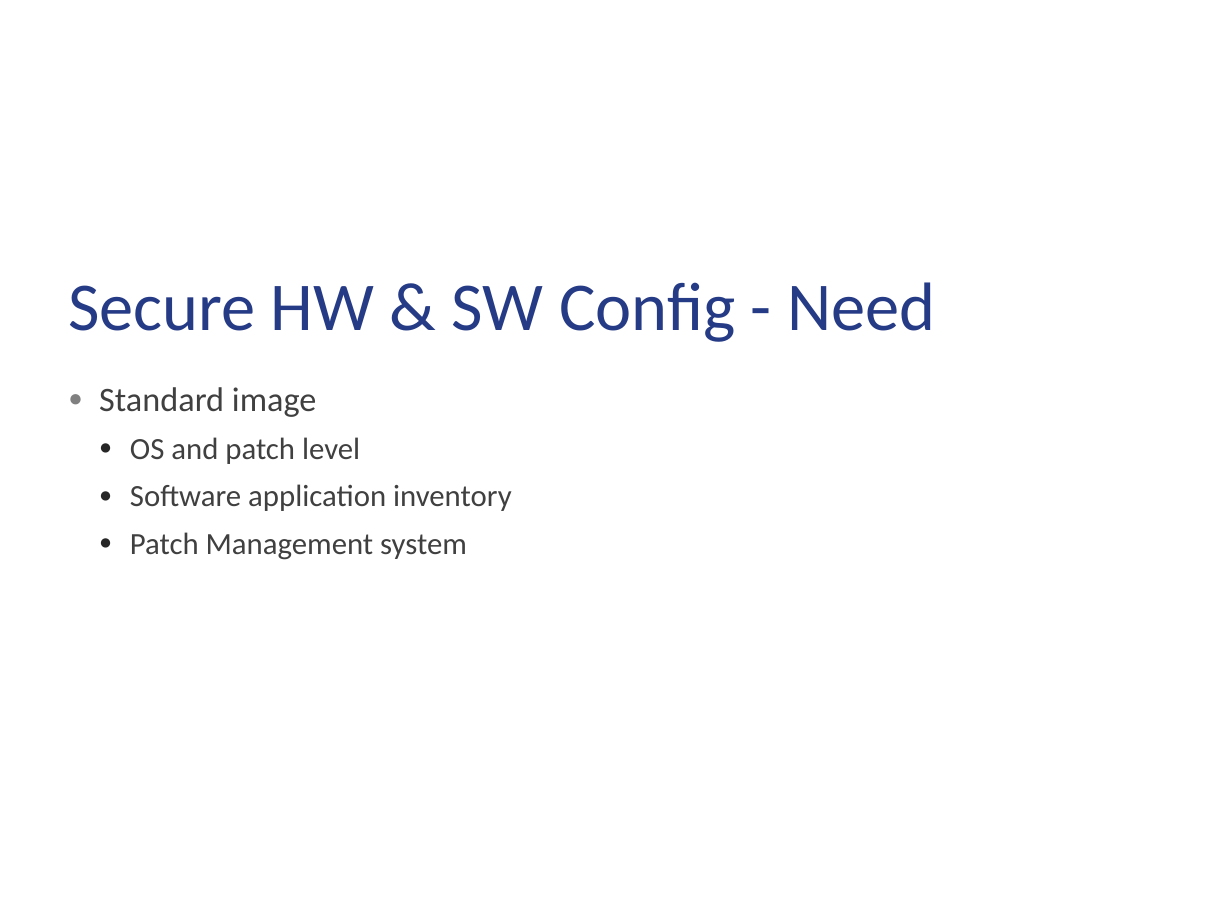
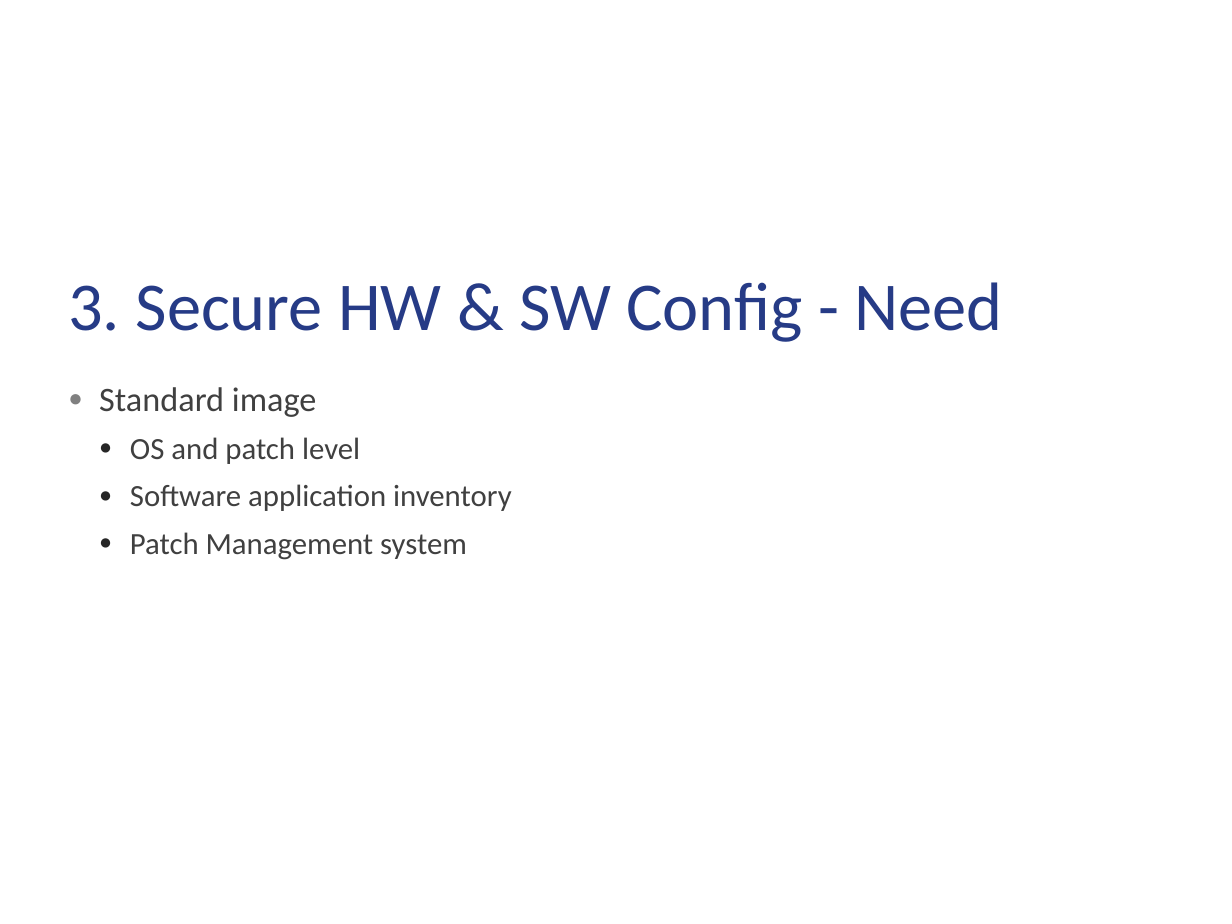
Before and after one commit to RayDavidson/presentations, a slide deck: slide 13 of 2015 Merit Security Summit.pptx (slide 12 before the commit). Drawn at 1232x924 pixels with LibreOffice and Linux fonts; fonts in the diff are those of the drawing; background and template pictures are left out. Boxes give left, top, right and bottom in pixels: in the first picture for what was removed or moved away, otherwise in the second. Text is boxed around its words. In the diff, an @@ line names an element or a change of style, - is before the commit and + after.

```diff
--- a/2015 Merit Security Summit.pptx
+++ b/2015 Merit Security Summit.pptx
@@ title at <box>68,282,1003,342</box>: text changed @@
-Secure HW & SW Config - Need
+3. Secure HW & SW Config - Need
```
Also in this commit, not shown: 13 other slides changed, 1 slide added.
